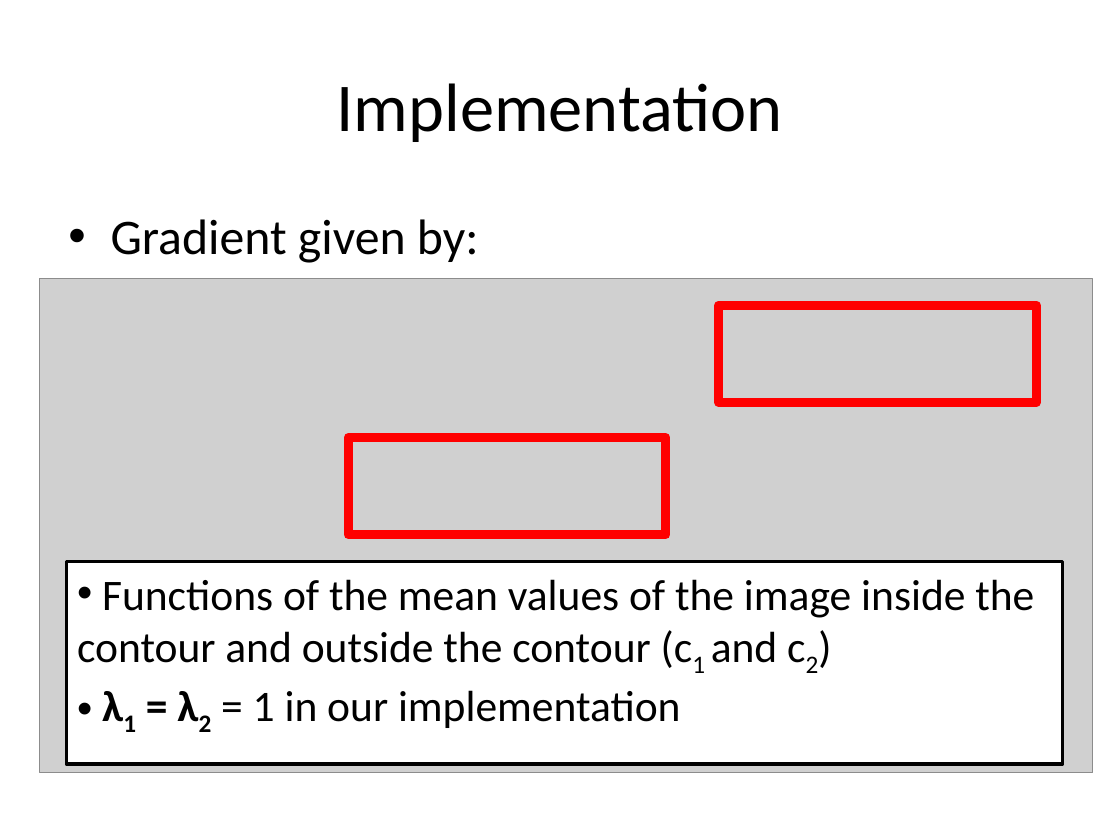
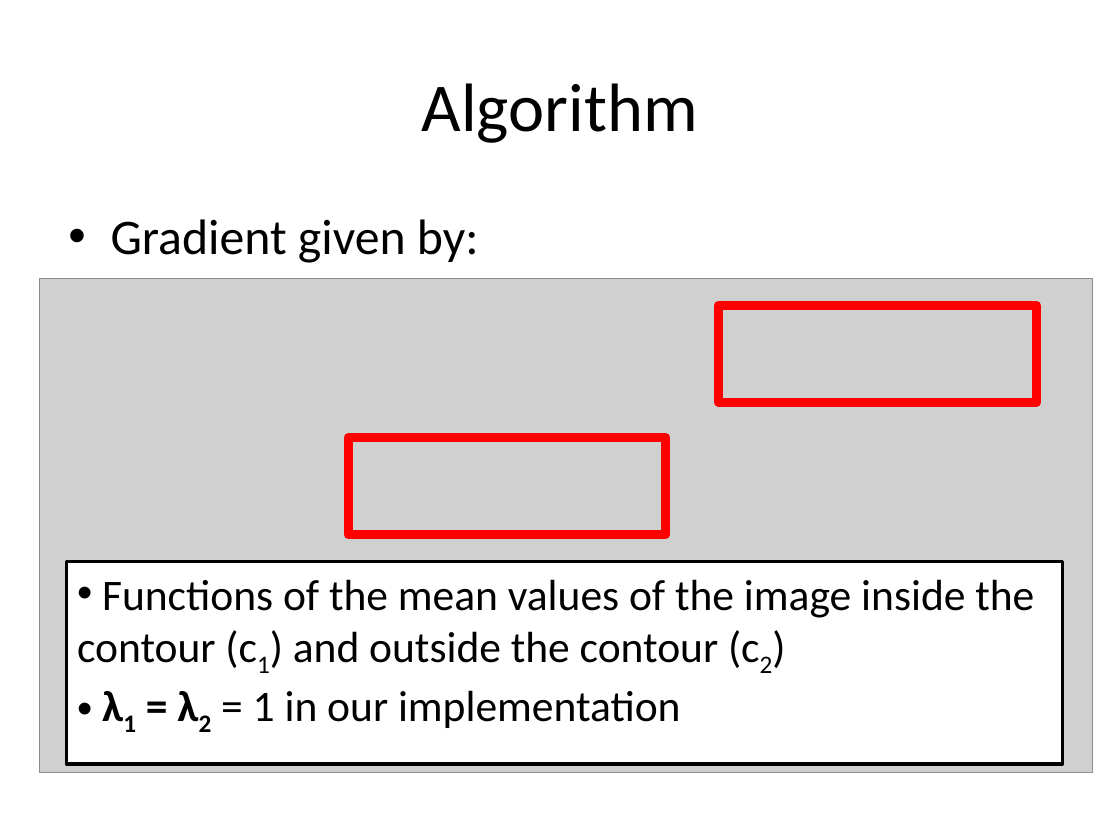
Before and after one commit to michaelwh/activecontnoedge, a slide deck: slide 9 of michael-activecont.pptx (slide 10 before the commit). Drawn at 1120x840 pixels with LibreOffice and Linux fonts; fonts in the diff are those of the drawing; grey boxes stand for pictures. Boxes give left, top, right and bottom in pixels: in the first picture for what was removed or moved away, otherwise in the second. Text is boxed around its words. In the diff, an @@ line names an element or a change of style, - is before the commit and + after.

```diff
--- a/michael-activecont.pptx
+++ b/michael-activecont.pptx
@@ title at (422,83,698,143): text changed @@
-Implementation
+Algorithm
@@ text in rectangle at (77,579,1034,663): text changed @@
-• Functions of the mean values of the image inside the contour and outside the contour (c1 and c2)
+• Functions of the mean values of the image inside the contour (c1) and outside the contour (c2)
```
Also in this commit, not shown: 8 other slides changed, 2 slides added.
